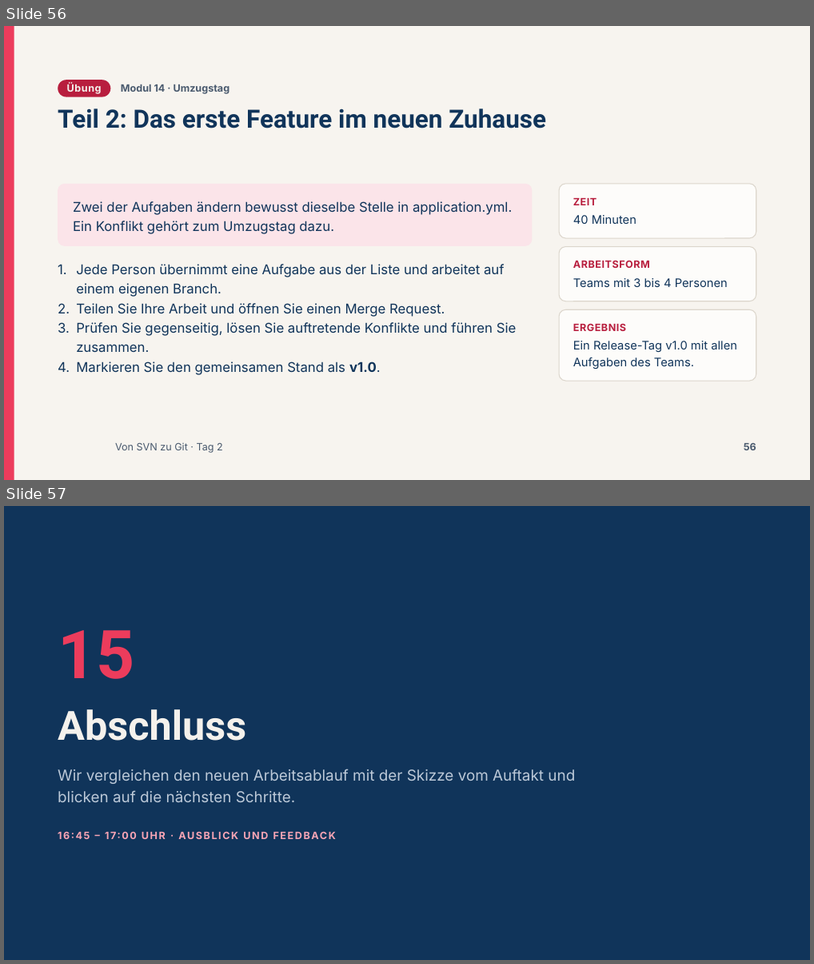
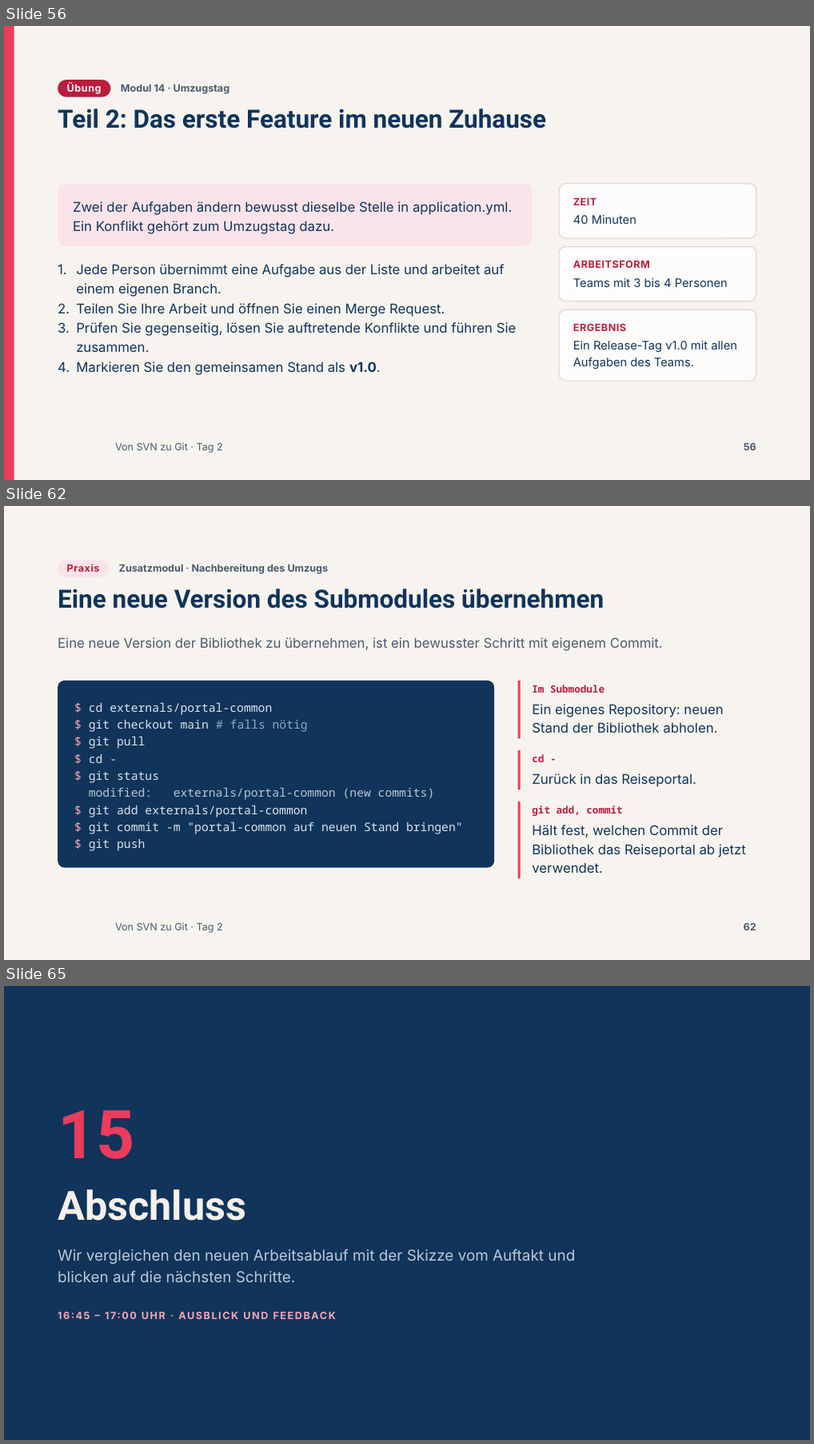
Before and after one commit to AndreasSchoenfeldUser/Von-SVN-zu-Git-Workshop, a slide deck: slides/pptx/tag2.pptx. Shown one above the other, each under a label of ours: slides 56 and 57 before the commit, slides 56, 62 and 65 after it; the slides between them are not shown. The pictures are 814x964 and 814x1444 pixels, drawn with LibreOffice and Linux fonts; fonts in the diff are those of the drawing; background and template pictures are left out. Boxes give left, top, right and bottom in pixels: in the first picture for what was removed or moved away, otherwise in the second. Text is boxed around its words. In the diff, an @@ line names an element or a change of style, - is before the commit and + after.

```diff
--- a/slides/pptx/tag2.pptx
+++ b/slides/pptx/tag2.pptx
@@ slide 62 added at <box>4,506,810,960</box>, background #F7F4EF; not listed: 1 template element that a slide beside it also shows @@
@@ rounded rectangle added at <box>58,560,110,576</box>, fill #FBE4E9 @@
@@ text added at <box>67,564,100,572</box>, 12 pt, text #B81E3E, bold @@
+Praxis
@@ text added at <box>119,564,329,574</box>, 12 pt, text #4A5A6E, bold @@
+Zusatzmodul · Nachbereitung des Umzugs
@@ title added at <box>58,588,604,608</box>, 30 pt, text #10345A, bold @@
+Eine neue Version des Submodules übernehmen
@@ text added at <box>58,637,663,651</box>, 16 pt, text #4A5A6E @@
+Eine neue Version der Bibliothek zu übernehmen, ist ein bewusster Schritt mit eigenem Commit.
@@ rounded rectangle added at <box>58,680,494,867</box>, fill #10345A @@
@@ rectangle added at <box>518,680,521,738</box>, fill #EC3C5C @@
@@ text added at <box>532,684,605,692</box>, 12 pt, text #B81E3E, bold @@
+Im Submodule
@@ text added at <box>89,703,463,851</box>, 14 pt, text #DCE4EC @@
+$ cd externals/portal-common
+$ git checkout main # falls nötig
+$ git pull
+$ cd -
+$ git status
+modified: externals/portal-common (new commits)
+$ git add externals/portal-common
+$ git commit -m "portal-common auf neuen Stand bringen"
+$ git push
@@ text added at <box>532,704,723,733</box>, 16 pt, text #10345A @@
+Ein eigenes Repository: neuen Stand der Bibliothek abholen.
@@ rectangle added at <box>518,751,521,790</box>, fill #EC3C5C @@
@@ text added at <box>532,754,544,762</box>, 12 pt, text #B81E3E, bold @@
+cd -
@@ text added at <box>532,773,697,787</box>, 16 pt, text #10345A @@
+Zurück in das Reiseportal.
@@ rectangle added at <box>518,801,521,878</box>, fill #EC3C5C @@
@@ text added at <box>532,805,622,816</box>, 12 pt, text #B81E3E, bold @@
+git add, commit
@@ text added at <box>532,824,746,872</box>, 16 pt, text #10345A @@
+Hält fest, welchen Commit der Bibliothek das Reiseportal ab jetzt verwendet.
@@ page number added at <box>744,923,757,930</box>, 12 pt, text #4A5A6E, bold @@
+62
@@ what was slide 57 is now slide 65 @@
```
Also in this commit, not shown: 7 other slides added, 26 other files.
